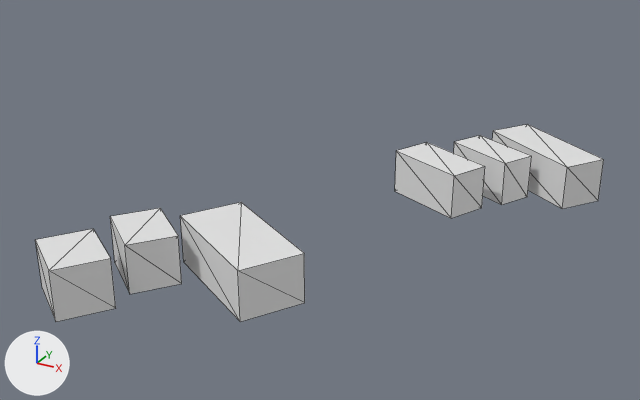
Two versions of the glTF model output/glb/tile_737.glb, one commit apart.
The view is the same before and after, from a camera (50 mm lens) standing at (171.1, -227.0, 81.0) and looking at (90.8, -81.2, 8.0). Arrows for +X, +Y and +Z are at lower left; the lights stay in place. The picture after the commit comes second. Mesh edges are drawn as thin lines.
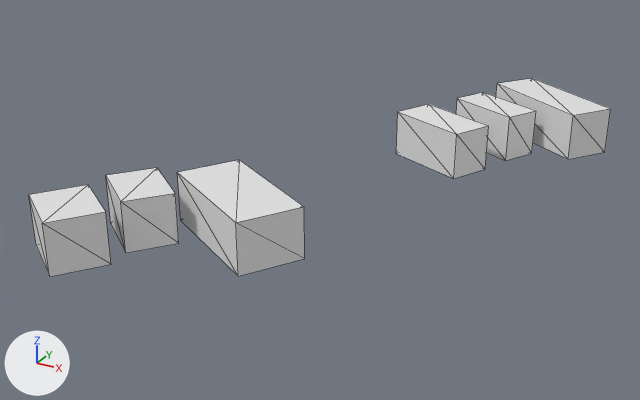
Pixel boxes (x1, y1, x2, y2) of what changed, in the pictures (640 x 400 px; the box of a moved part takes in the faces that stretch with it):
'Mesh_0', reshaped: before (35, 124, 604, 322); after (29, 78, 611, 277)
part 1 of me_mesh_0, moved or reshaped: before (492, 124, 604, 209); after (496, 78, 611, 159)
part 2 of me_mesh_0, moved or reshaped: before (454, 135, 532, 205); after (456, 92, 536, 161)
part 3 of me_mesh_0, moved or reshaped: before (395, 142, 485, 218); after (396, 104, 489, 179)
part 4 of me_mesh_0, moved or reshaped: before (180, 202, 305, 322); after (177, 160, 305, 276)
part 5 of me_mesh_0, moved or reshaped: before (110, 208, 182, 294); after (106, 168, 179, 253)
part 6 of me_mesh_0, moved or reshaped: before (35, 229, 116, 322); after (29, 185, 111, 277)

The edits, one by one:
me_mesh_0 is used by ob_mesh_0; location (0.0, 0.0, 0.0).
me_mesh_0 had 48 vertices, 60 faces and spanned x 56.5..137.4, y -133.1..-19.6, z 0.0..10.0.
me_mesh_0 now has 48 vertices, 60 faces and spans x 56.5..137.4, y -133.1..-19.6, z 8.4..21.8.
me_mesh_0 part 1: the loose piece of 8 vertices spanning x 109.5..137.4, y -43.5..-19.6, z 0.0..10.0 is moved by (0.0, 0.0, 11.8).
me_mesh_0 part 2: the loose piece of 8 vertices spanning x 104.2..122.7, y -47.8..-33.0, z 0.0..10.0 is moved by (0.0, 0.0, 10.6).
me_mesh_0 part 3: the loose piece of 8 vertices spanning x 94.7..115.7, y -60.1..-43.6, z 0.0..10.0 is moved by (0.0, 0.0, 9.3).
me_mesh_0 part 4: the loose piece of 8 vertices spanning x 73.2..101.8, y -117.7..-93.5, z 0.0..10.0 is moved by (0.0, 0.0, 9.0).
me_mesh_0 part 5: the loose piece of 8 vertices spanning x 61.6..78.2, y -119.4..-103.5, z 0.0..10.0 is moved by (0.0, 0.0, 8.4).
me_mesh_0 part 6: the loose piece of 8 vertices spanning x 56.5..73.4, y -133.1..-117.0, z 0.0..10.0 is moved by (0.0, 0.0, 8.9).
